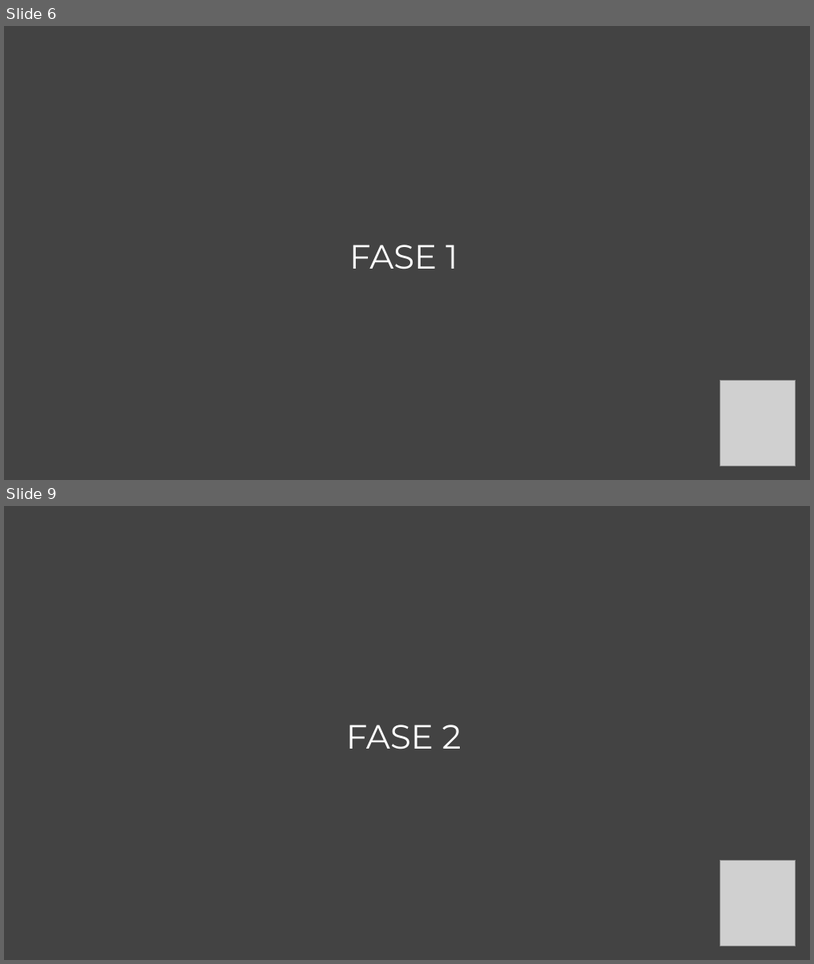
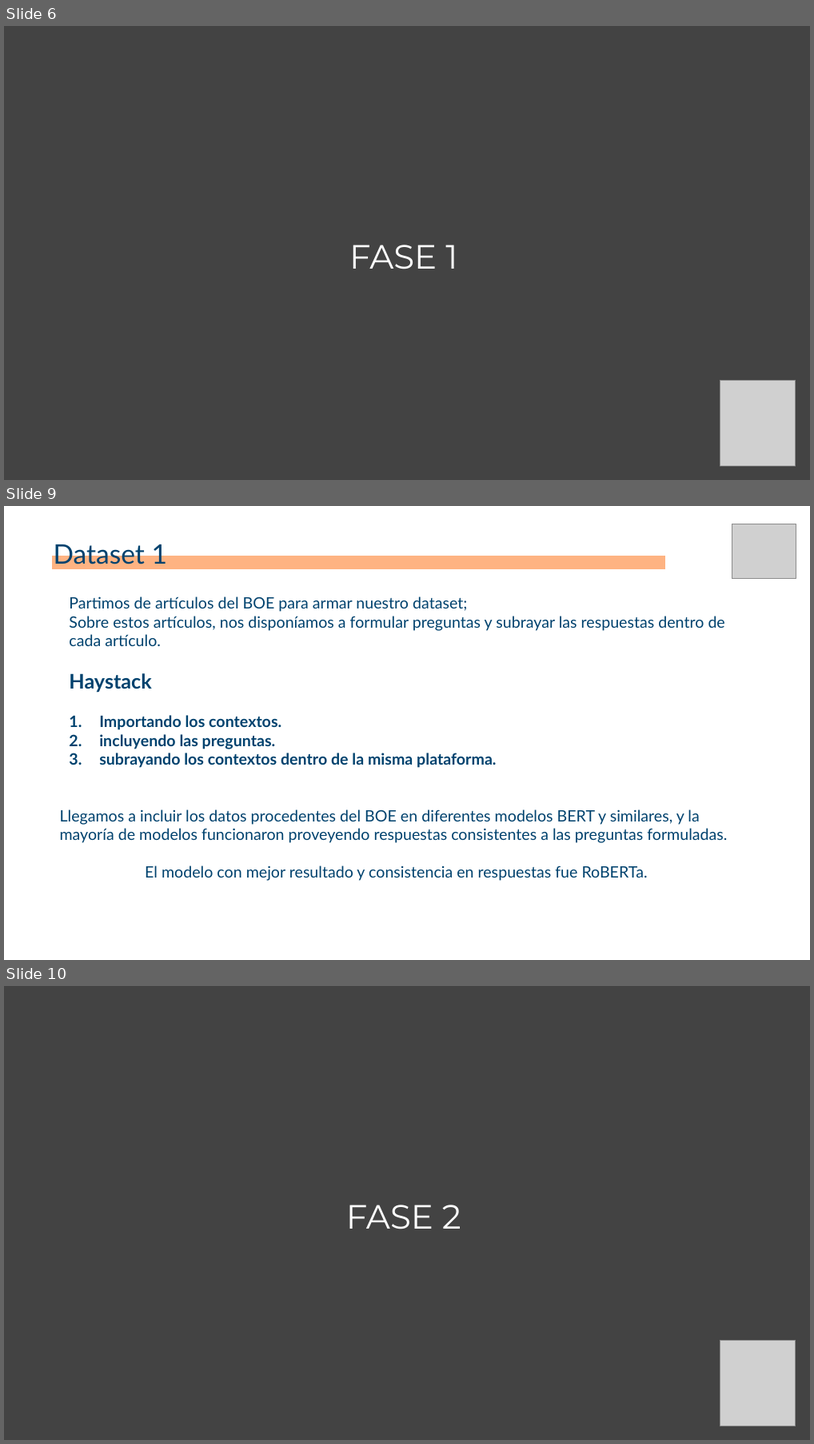
Before and after one commit to josuemzx/Chatbot-para-refugiados, a slide deck: doc/06_02 Template_ppt_sesion_Chatbot_para_refugiados.pptx. Shown one above the other, each under a label of ours: slides 6 and 9 before the commit, slides 6, 9 and 10 after it; the slides between them are not shown. The pictures are 814x964 and 814x1444 pixels, drawn with LibreOffice and Linux fonts; fonts in the diff are those of the drawing; grey boxes stand for pictures. Boxes give left, top, right and bottom in pixels: in the first picture for what was removed or moved away, otherwise in the second. Text is boxed around its words. In the diff, an @@ line names an element or a change of style, - is before the commit and + after.

```diff
--- a/doc/06_02 Template_ppt_sesion_Chatbot_para_refugiados.pptx
+++ b/doc/06_02 Template_ppt_sesion_Chatbot_para_refugiados.pptx
@@ slide 9 added at (4,506,810,960), background #FFFFFF @@
@@ picture added at (732,524,797,579) @@
@@ text added at (54,540,167,564), 24 pt, text #00426E @@
+Dataset 1
@@ line added from (51, 563) to (666, 563), #FEB382 12 pt @@
@@ text added at (60,596,727,880), 14 pt, text #00426E @@
+Partimos de artículos del BOE para armar nuestro dataset;
+Sobre estos artículos, nos disponíamos a formular preguntas y subrayar las respuestas dentro de cada artículo.
+Haystack
+1. Importando los contextos.
+2. incluyendo las preguntas.
+3. subrayando los contextos dentro de la misma plataforma.
+Llegamos a incluir los datos procedentes del BOE en diferentes modelos BERT y similares, y la mayoría de modelos funcionaron proveyendo respuestas consistentes a las preguntas formuladas.
+El modelo con mejor resultado y consistencia en respuestas fue RoBERTa.
@@ what was slide 9 is now slide 10 @@
```
Also in this commit, not shown: 2 slides changed, 1 other file.
